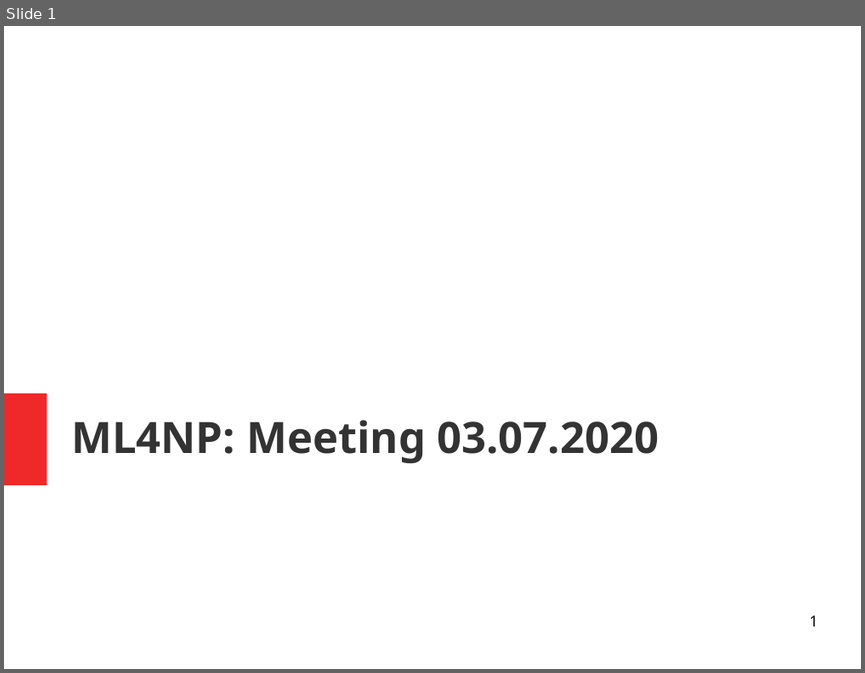
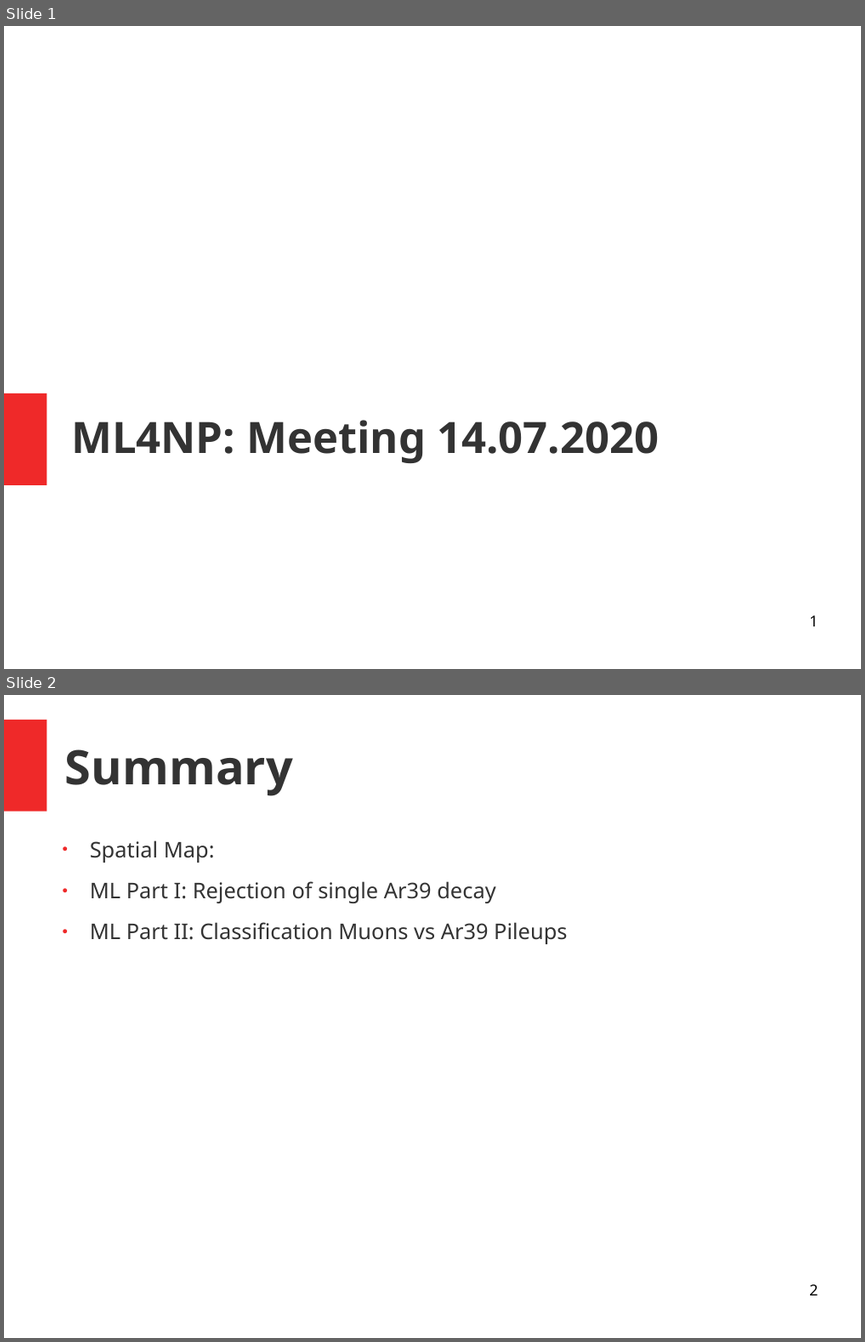
Before and after one commit to luigiberducci/ML4NP, a slide deck: Docs/meeting_ml4np_14lug2020.odp. Shown one above the other, each under a label of ours: slide 1 before the commit, slides 1 and 2 after it. The pictures are 865x673 and 865x1342 pixels, drawn with LibreOffice and Linux fonts; fonts in the diff are those of the drawing. Boxes give left, top, right and bottom in pixels: in the first picture for what was removed or moved away, otherwise in the second. Text is boxed around its words. In the diff, an @@ line names an element or a change of style, - is before the commit and + after.

```diff
--- a/Docs/meeting_ml4np_14lug2020.odp
+++ b/Docs/meeting_ml4np_14lug2020.odp
@@ slide 2 added at (4,695,861,1338), background #FFFFFF @@
@@ rectangle added at (4,719,46,811), fill #EF2929 @@
@@ title added at (65,749,293,796), 44 pt, text #333333, bold @@
+Summary
@@ text added at (90,840,567,944), 20 pt, text #333333 @@
+● Spatial Map:
+● ML Part I: Rejection of single Ar39 decay
+● ML Part II: Classification Muons vs Ar39 Pileups
@@ page number added at (809,1284,817,1295), 14 pt, text #000000 @@
+2
@@ slide 1 changed as well @@
@@ title at (71,420,658,463): text changed @@
-ML4NP: Meeting 03.07.2020
+ML4NP: Meeting 14.07.2020
```
Also in this commit, not shown: 2 other slides changed, 6 other slides added, 14 slides removed.
